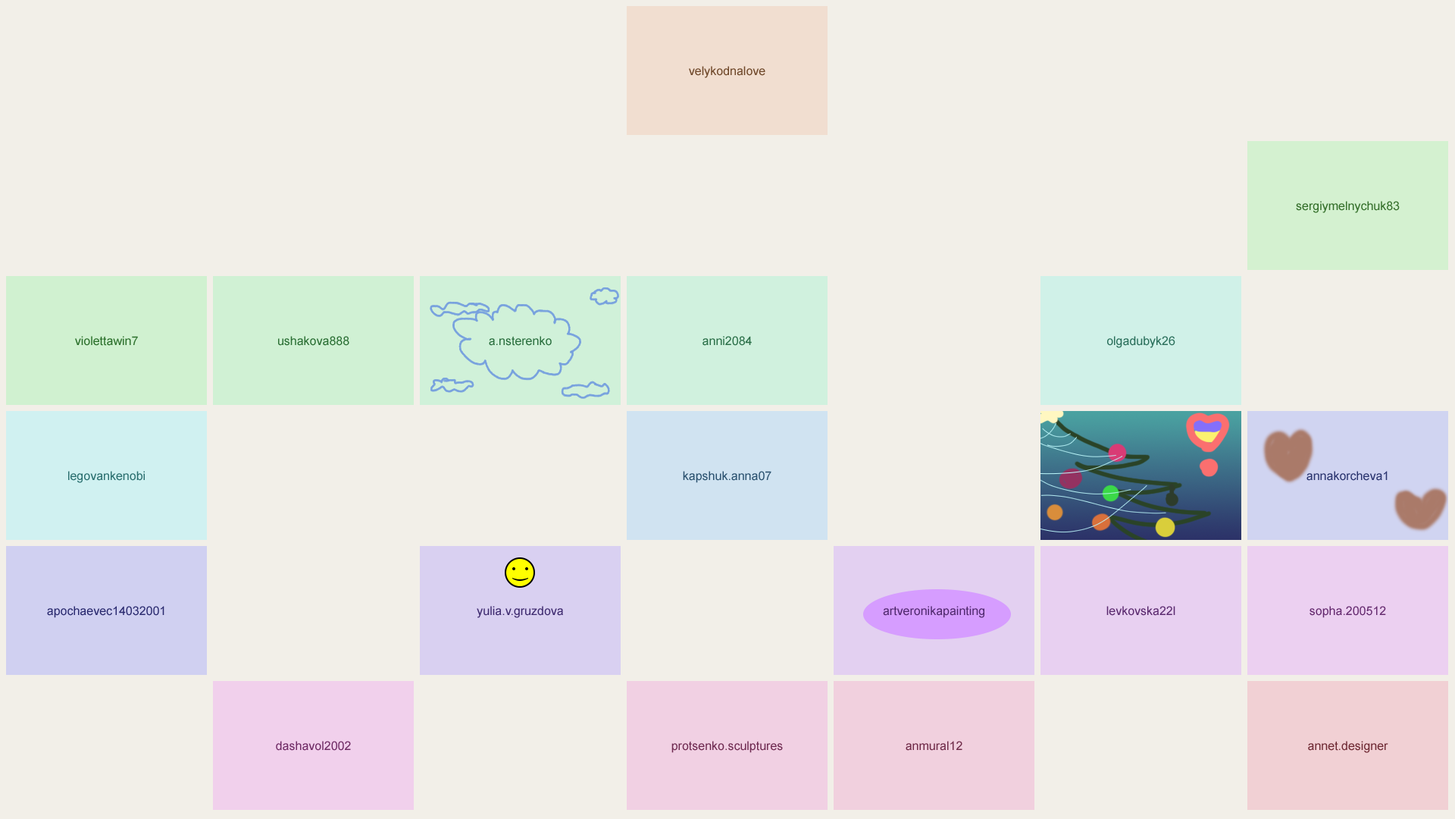
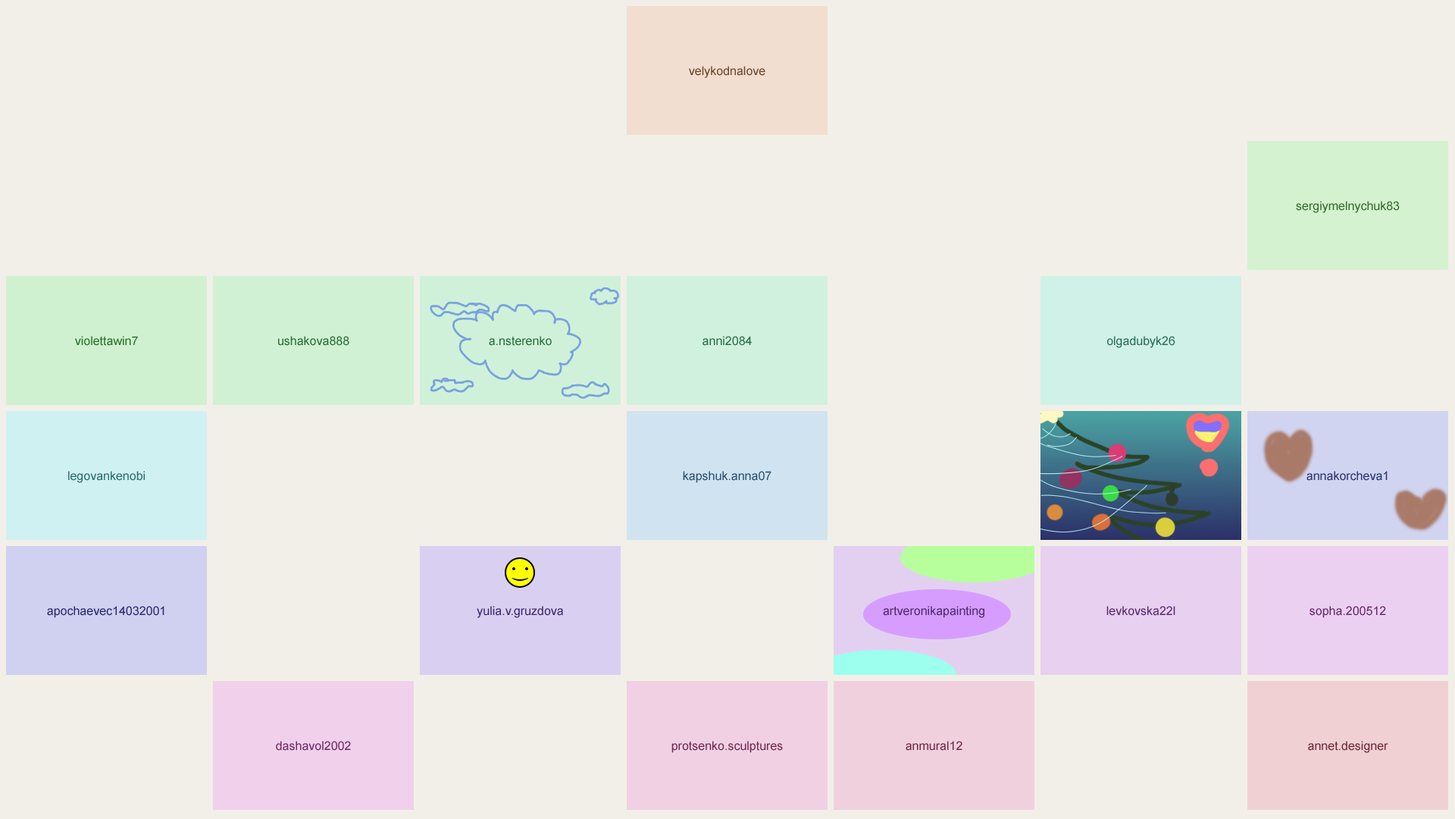
Layer changes from the first 1455×819 image to the second:
painted on "artveronikapainting.png" over [left=833, top=545, right=1035, bottom=675]
